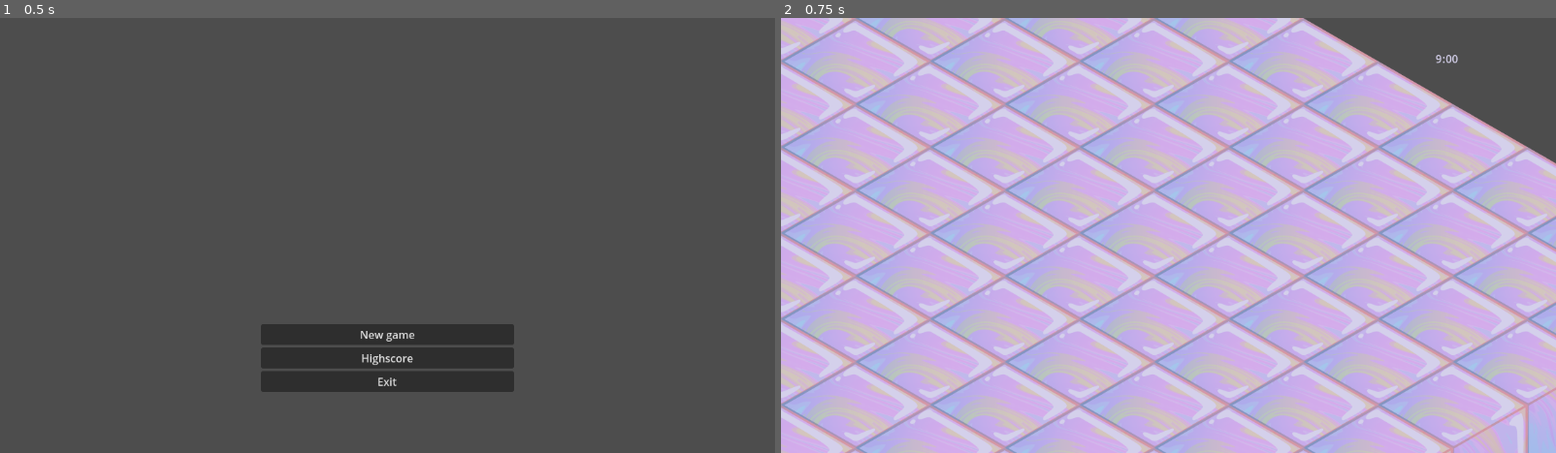
Above: before the commit, frames 1-2 (left to right).
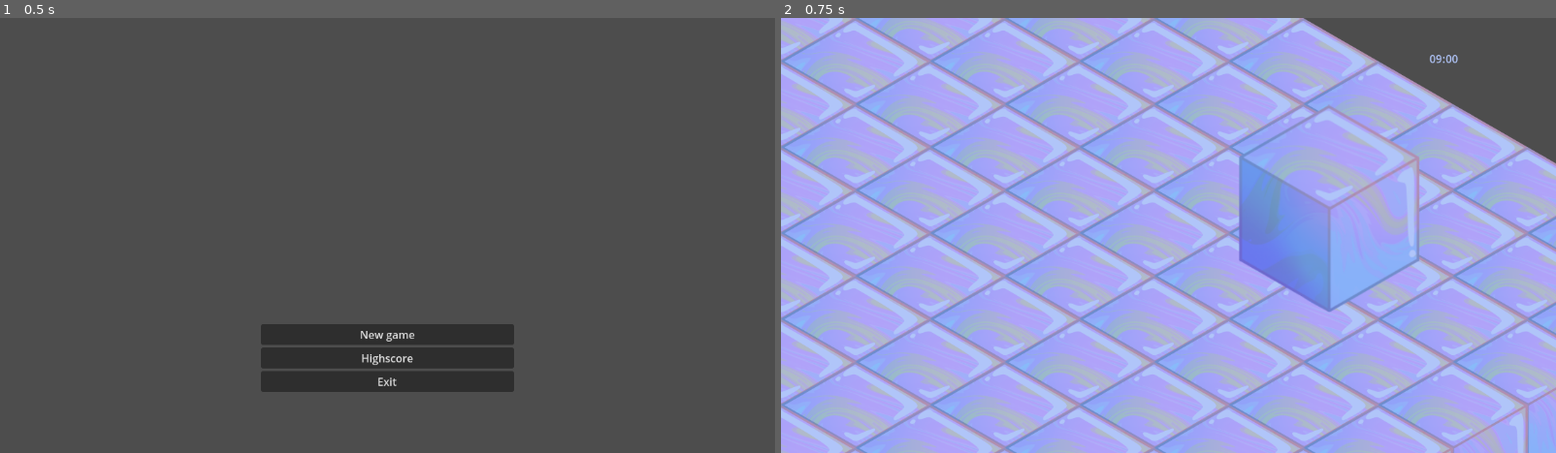
Above: after the commit, the same moments.

Repository: Trashpanda-GameDev/BubbleTown
Game: Godot game, scene res://scenes/main_menu.tscn
Same seed, same stepped clock (60 frames per second), same inputs: the game is played once before the commit and once after it.
Inputs:
- Up to frame 1 (0.5 s): no input
- Up to frame 2 (0.75 s): click "New game" at 0.5 s

Frame 1 is identical in both runs. In frame 2, 93% of the frame differs, in the area x 0-100%, y 0-100%.
Error after the commit: Invalid operands 'bool' and 'int' in operator '!='. (res://scripts/day_cycle.gd:23)

Commit message:
Adjust day cycle colors and time gap

Diff:
--- a/scenes/actors/player.tscn
+++ b/scenes/actors/player.tscn
@@ -1,6 +1,5 @@
-[gd_scene load_steps=4 format=3 uid="uid://pqugpw34luat"]
+[gd_scene load_steps=3 format=3 uid="uid://pqugpw34luat"]
 
-[ext_resource type="Texture2D" uid="uid://dp4ofqm66onex" path="res://assets/icon.svg" id="1_asb6y"]
 [ext_resource type="Script" uid="uid://dl7i44qr3xg8n" path="res://scripts/actors/PlayerMovement.gd" id="2_l2i5t"]
 
 [sub_resource type="CapsuleShape2D" id="CapsuleShape2D_mvpqy"]
@@ -17,4 +16,3 @@
 
 [node name="Sprite2D" type="Sprite2D" parent="."]
 scale = Vector2(1.4, 1.75855)
-texture = ExtResource("1_asb6y")
--- a/scenes/town.tscn
+++ b/scenes/town.tscn
@@ -13,10 +13,10 @@
 tracks/0/interp = 1
 tracks/0/loop_wrap = true
 tracks/0/keys = {
-"times": PackedFloat32Array(0, 180, 300, 360),
-"transitions": PackedFloat32Array(1, 1, 1, 1),
+"times": PackedFloat32Array(0, 50, 184.1, 300, 360),
+"transitions": PackedFloat32Array(1, 1, 1, 1, 1),
 "update": 0,
-"values": [Color(0.831004, 0.81616, 0.919744, 1), Color(1, 1, 1, 1), Color(0.951101, 0.700496, 0.360348, 1), Color(0.396747, 0.632656, 0.92471, 1)]
+"values": [Color(0.690677, 0.771796, 0.976782, 1), Color(0.88067, 0.912466, 0.99077, 1), Color(1, 1, 1, 1), Color(0.982253, 0.569723, 0.560609, 1), Color(0.593308, 0.364341, 0.714165, 1)]
 }
 
 [sub_resource type="Animation" id="Animation_ms2es"]
@@ -66,7 +66,7 @@
 
 [node name="DayCycle" type="CanvasModulate" parent="."]
 position = Vector2(-278, 130)
-color = Color(0.831004, 0.81616, 0.919744, 1)
+color = Color(0.690677, 0.771796, 0.976782, 1)
 script = ExtResource("1_f2a5t")
 
 [node name="AnimationPlayer" type="AnimationPlayer" parent="DayCycle"]
@@ -81,6 +81,14 @@
 tile_map_data = PackedByteArray("AAD9/wMAAAAAAAAAAAD9/wQAAAAAAAAAAAD8/wMAAAAAAAAAAAD8/wIAAAAAAAAAAAD8/wQAAAAAAAAAAAD8/w …(5920 unchanged characters)…
 tile_set = SubResource("TileSet_f2a5t")
 
+[node name="Node2D" type="Node2D" parent="."]
+position = Vector2(818, 282)
+scale = Vector2(1.20703, 1.20703)
+
+[node name="PlayerHouse" type="Sprite2D" parent="Node2D"]
+position = Vector2(-2.48547, 1.65697)
+texture = ExtResource("1_gt07c")
+
 [node name="TilePlaceholder" type="Sprite2D" parent="."]
 position = Vector2(-1112, -192)
 scale = Vector2(2, 2)
--- a/scripts/day_cycle.gd
+++ b/scripts/day_cycle.gd
@@ -12,7 +12,7 @@
 
 var dayTime: DAY_STATE = DAY_STATE.MORNING
 
-enum DAY_STATE{MORNING, AFTERNOON, EVENING, NIGHT}
+enum DAY_STATE{DAWN, MORNING, AFTERNOON, EVENING, NIGHT}
 
 func _ready() -> void:
 	add_to_group("DayCycle")
@@ -20,7 +20,10 @@
 func _process(delta: float) -> void:
 	var currentAnimationPosition = animationPlayer.current_animation_position
 
-	if currentAnimationPosition < 180 && dayTime != DAY_STATE.MORNING:
+	if currentAnimationPosition < 50 != DAY_STATE.DAWN:
+		dayTime = DAY_STATE.DAWN
+		changeDayTime.emit(dayTime)
+	elif currentAnimationPosition > 50 && currentAnimationPosition < 180 && dayTime != DAY_STATE.MORNING:
 		dayTime = DAY_STATE.MORNING
 		changeDayTime.emit(dayTime)
 	elif currentAnimationPosition > 180 && currentAnimationPosition < 300 && dayTime != DAY_STATE.AFTERNOON:
